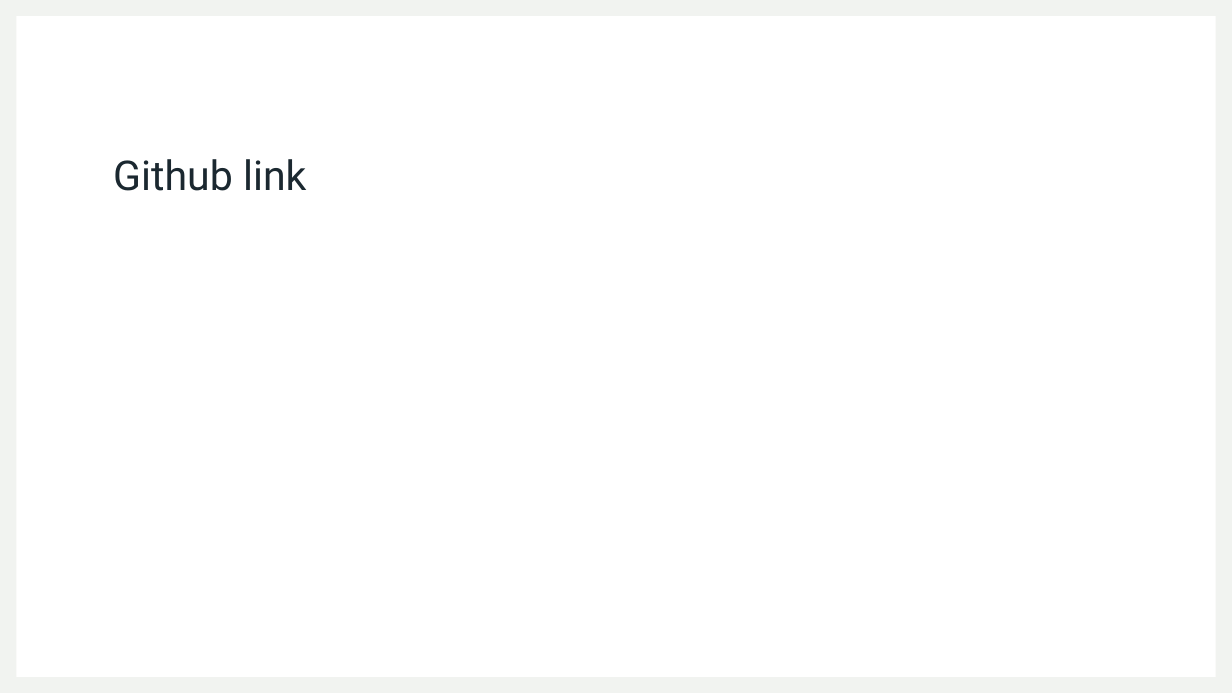
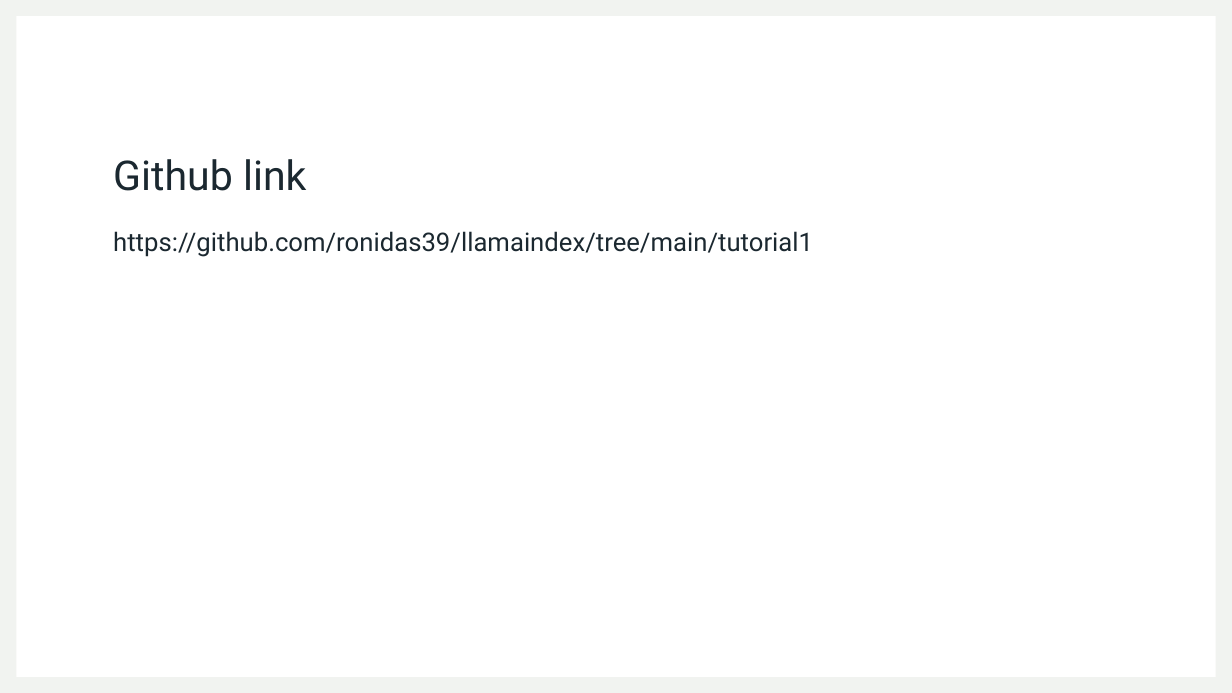
Before and after one commit to ronidas39/llamaindex, a slide deck: slide 3 of tutorial1/tutorial1.pptx. Drawn at 1232x693 pixels with LibreOffice and Linux fonts; fonts in the diff are those of the drawing. Boxes give left, top, right and bottom in pixels: in the first picture for what was removed or moved away, otherwise in the second. Text is boxed around its words. In the diff, an @@ line names an element or a change of style, - is before the commit and + after.

Commit message:
tutorial1

```diff
--- a/tutorial1/tutorial1.pptx
+++ b/tutorial1/tutorial1.pptx
@@ text added at [113,231,813,257], 20 pt, text #1B2830 @@
+https://github.com/ronidas39/llamaindex/tree/main/tutorial1
```
Also in this commit, not shown: 1 other file.
